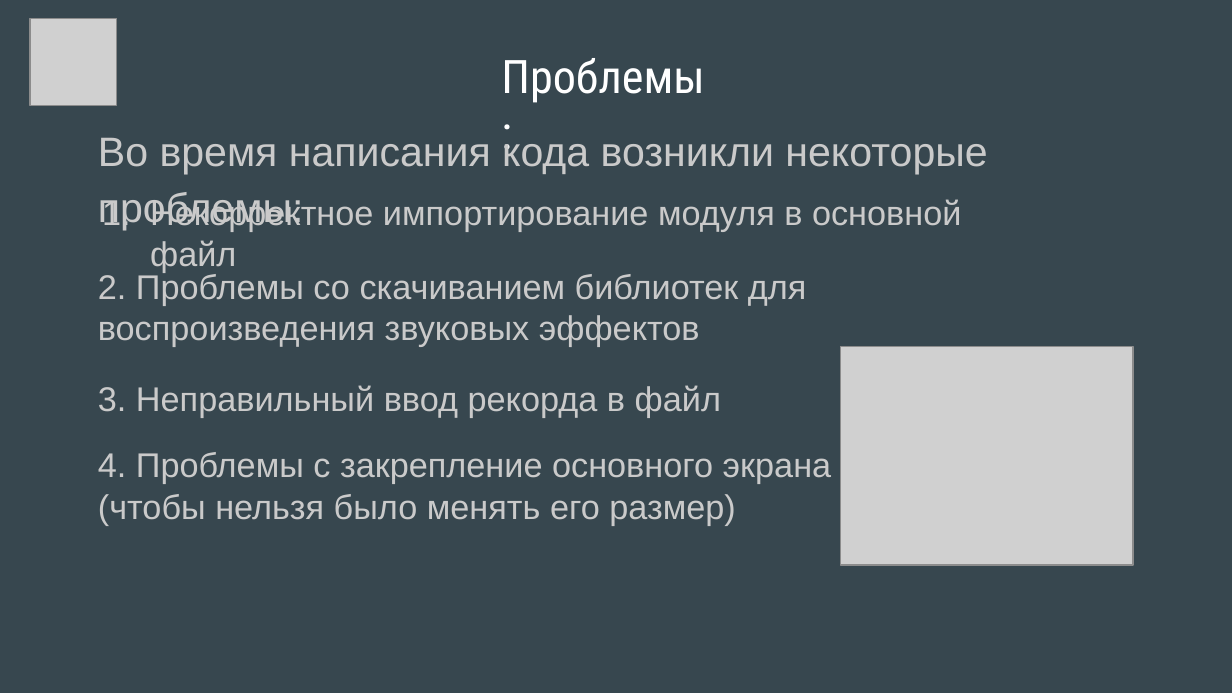
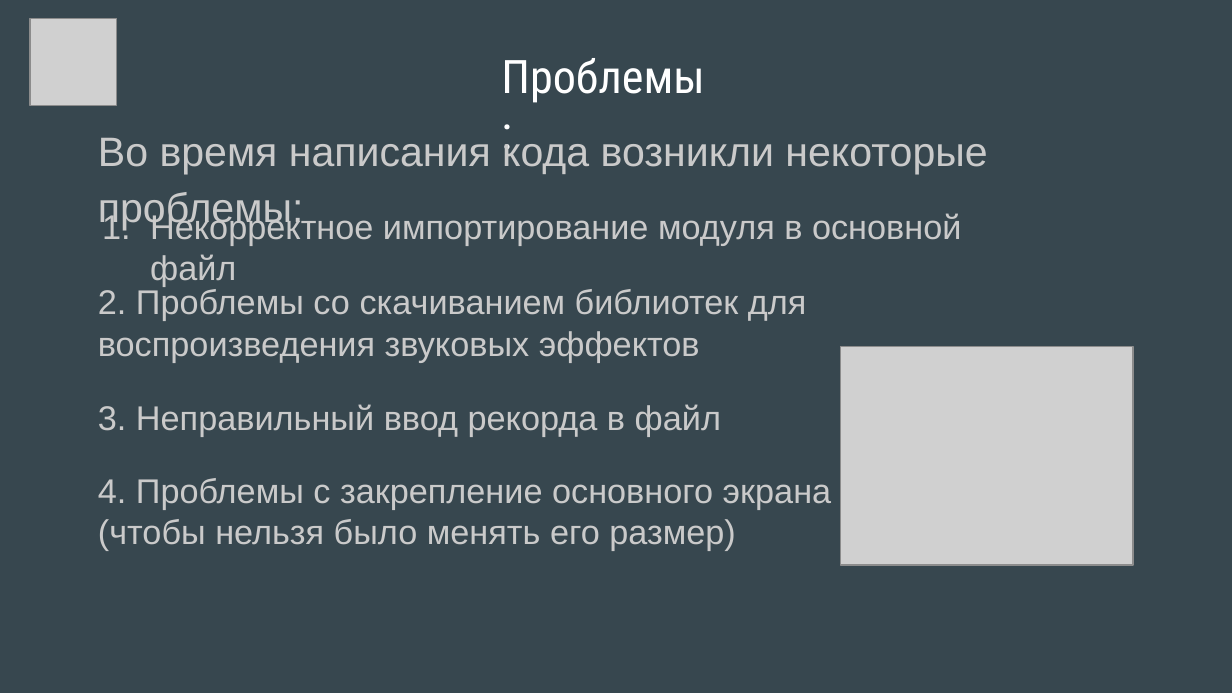
Before and after one commit to SchoolCodeMumladze/Game_Snake, a slide deck: slide 6 of Игра “Змейка”.pptx. Drawn at 1232x693 pixels with LibreOffice and Linux fonts; fonts in the diff are those of the drawing; grey boxes stand for pictures. Boxes give left, top, right and bottom in pixels: in the first picture for what was removed or moved away, otherwise in the second. Text is boxed around its words. In the diff, an @@ line names an element or a change of style, - is before the commit and + after.

```diff
--- a/Игра “Змейка”.pptx
+++ b/Игра “Змейка”.pptx
@@ text "Некорректное импортирование модуля в основной ...": place and size @@
-text "Некорректное импортирование модуля в основной ..." at [150, 198, 961, 273]
+text "Некорректное импортирование модуля в основной ..." at [150, 211, 961, 286]
@@ text "2. Проблемы со скачиванием библиотек ...": place and size @@
-text "2. Проблемы со скачиванием библиотек ..." at [98, 271, 806, 346]
+text "2. Проблемы со скачиванием библиотек ..." at [98, 289, 806, 362]
@@ text "3. Неправильный ввод рекорда в ...": place and size @@
-text "3. Неправильный ввод рекорда в ..." at [98, 385, 721, 418]
+text "3. Неправильный ввод рекорда в ..." at [98, 404, 721, 436]
@@ text "4. Проблемы с закрепление основного ...": place and size @@
-text "4. Проблемы с закрепление основного ..." at [98, 452, 832, 525]
+text "4. Проблемы с закрепление основного ..." at [98, 478, 832, 551]
```
Also in this commit, not shown: 5 other slides changed, 4 other files.
